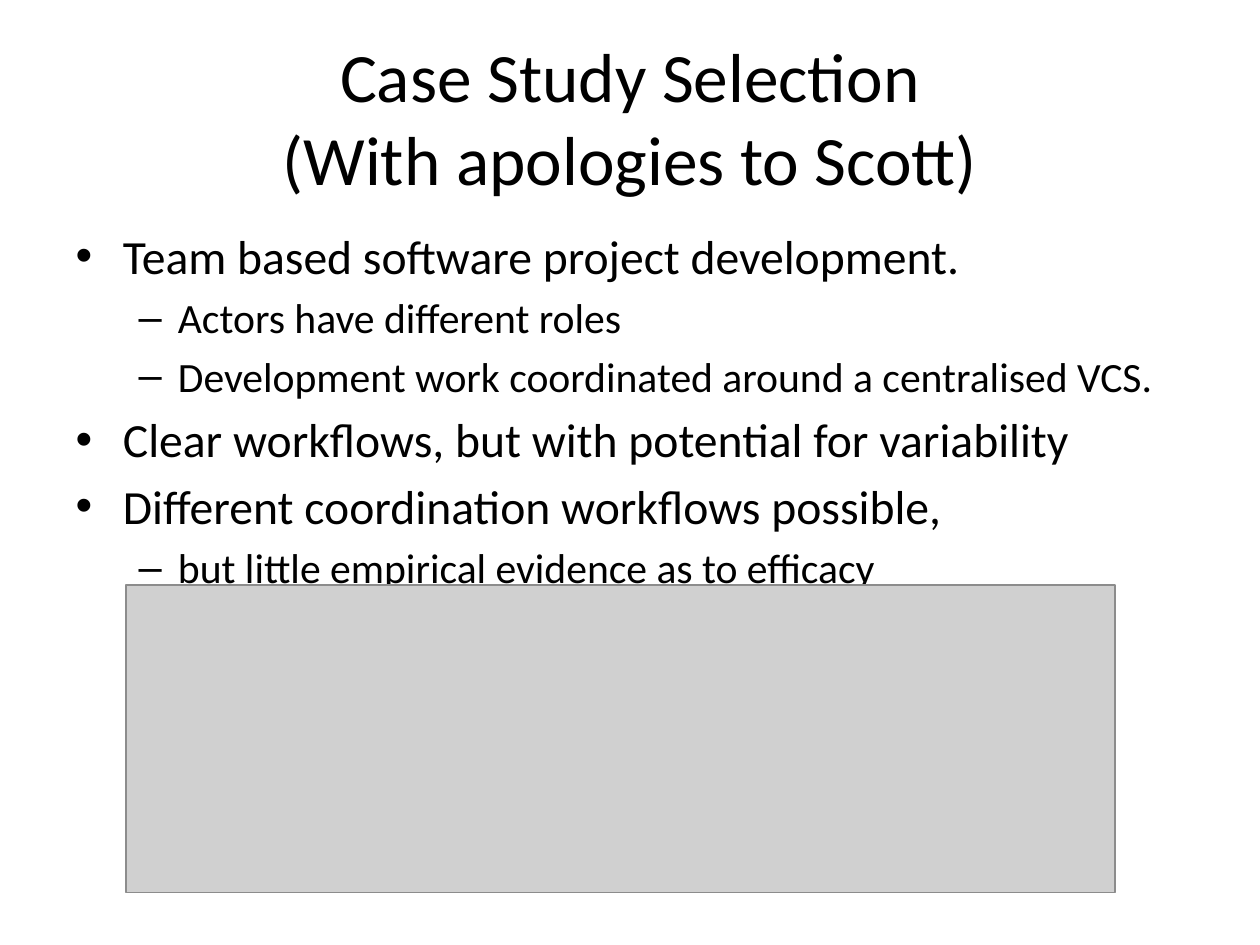
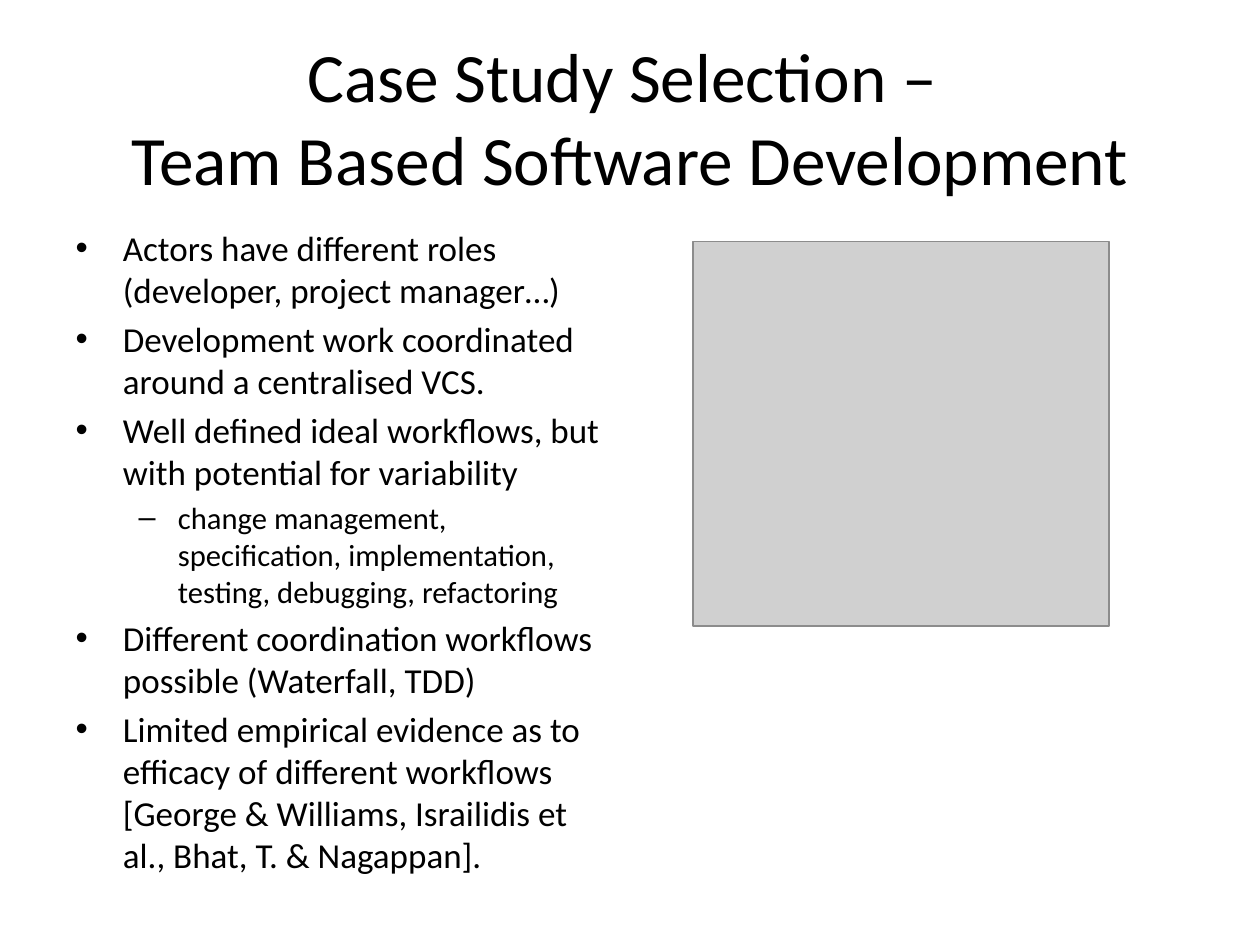
Before and after one commit to probablytom/fuzzi-moss-paper, a slide deck: slide 6 of Presentation.pptx (slide 11 before the commit). Drawn at 1260x945 pixels with LibreOffice and Linux fonts; fonts in the diff are those of the drawing; grey boxes stand for pictures. Boxes give left, top, right and bottom in pixels: in the first picture for what was removed or moved away, otherwise in the second. Text is boxed around its words. In the diff, an @@ line names an element or a change of style, - is before the commit and + after.

```diff
--- a/Presentation.pptx
+++ b/Presentation.pptx
@@ title at <box>132,54,1127,197</box>: text changed @@
-Case Study Selection
-(With apologies to Scott)
+Case Study Selection –
+Team Based Software Development
@@ text at <box>123,236,560,309</box>: text changed; size 27.2 to 20 pt @@
-• Team based software project development.
-  – Actors have different roles
+• Actors have different roles (developer, project manager…)
@@ picture added at <box>693,242,1109,626</box> @@
@@ text at <box>123,327,574,395</box>: size 23.8 to 20 pt in "Development work coordinated around a centralised VCS."; bullet – to •; list level 2 to 1 in "Development work coordinated around a ..." @@
@@ text at <box>123,418,599,832</box>: text changed; size 27.2 to 20 pt @@
-• Clear workflows, but with potential for variability
-• Different coordination workflows possible,
-  – but little empirical evidence as to efficacy
+• Well defined ideal workflows, but with potential for variability
+  – change management, specification, implementation, testing, debugging, refactoring
+• Different coordination workflows possible (Waterfall, TDD)
+• Limited empirical evidence as to efficacy of different workflows [George & Williams, Israilidis et al., Bhat, T. & Nagappan].
@@ picture removed at <box>126,585,1115,892</box> @@
```
Also in this commit, not shown: 10 other slides changed, 3 slides added, 17 slides removed.
